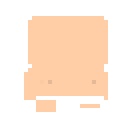
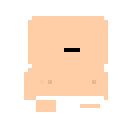
Layered file, before and after one edit (128px x 128px). Changes by layer:
painted on "Layer 3" over [64, 48, 80, 52]
